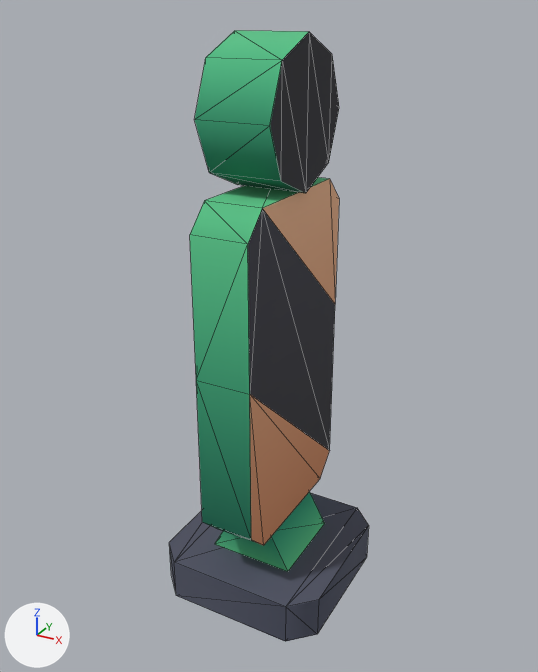
Two versions of the glTF model kenney/city-kit-roads/construction-light.glb, one commit apart.
Rendered twice from a camera (50 mm lens) standing at (0.134, -0.245, 0.241) and looking at (-0.001, 0.0, 0.118). The lights are fixed; the arrows at lower left show +X, +Y and +Z. The first picture is the older version. Mesh edges are drawn as thin lines. Vertices at exactly the same position are counted once.

Names of what the first picture shows: 'construction-light'.
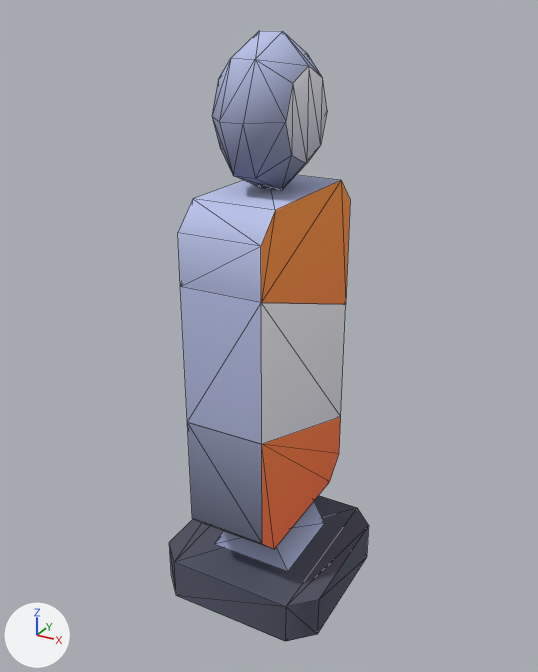
Location of each change, [x1, y1, x2, y2] in pixels of the pictures (538 x 672 px):
'construction-light', reshaped
    before: [169, 30, 369, 642]
    after: [169, 31, 369, 642]
part 1 of me_construction_light, rebuilt (21% narrower)
    before: [194, 30, 339, 193]
    after: [212, 31, 327, 190]
part 2 of me_construction_light, rebuilt (11% wider, 57% shorter)
    before: [190, 177, 339, 546]
    after: [180, 287, 346, 444]
part 3 of me_construction_light, added
    after: [178, 175, 350, 549]
part 4 of me_construction_light, surface changed (green to blue)
    both: [191, 496, 343, 586]

The edits, one by one:
me_construction_light is used by ob_construction_light; location (0.0, 0.0, 0.0).
me_construction_light had 64 vertices, 100 faces and spanned x -0.038..0.038, y -0.038..0.038, z 0.0..0.234.
me_construction_light now has 88 vertices, 144 faces and spans x -0.038..0.038, y -0.038..0.038, z 0.0..0.234.
me_construction_light part 1: the loose piece of 20 vertices spanning x -0.015..0.015, y -0.027..0.027, z 0.179..0.234 is rebuilt with 32 vertices and now spans x -0.015..0.015, y -0.027..0.027, z 0.179..0.234.
me_construction_light part 2: the loose piece of 20 vertices spanning x -0.012..0.012, y -0.038..0.038, z 0.036..0.179 is rebuilt with 8 vertices and now spans x -0.017..0.017, y -0.038..0.038, z 0.066..0.149.
Part 3, on me_construction_light:
12 vertices are added at x -0.017, y -0.038..0.038, z 0.036..0.179.
12 new vertices lie (0.034, 0.0, 0.0) away from vertices in x -0.017, y -0.038..0.038, z 0.036..0.179.
40 new faces join them.
me_construction_light part 4: 36 kept faces spanning x -0.038..0.038, y -0.038..0.038, z 0.0..0.036 get new texture (UV) coordinates.
